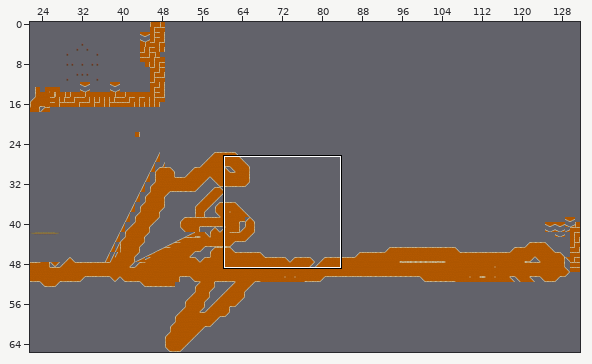
One commit to this Tiled map: assets/data/navidad.tmx. The picture above shows the old version from afar; the outline marks the close-up.
Close-up. Earlier state:
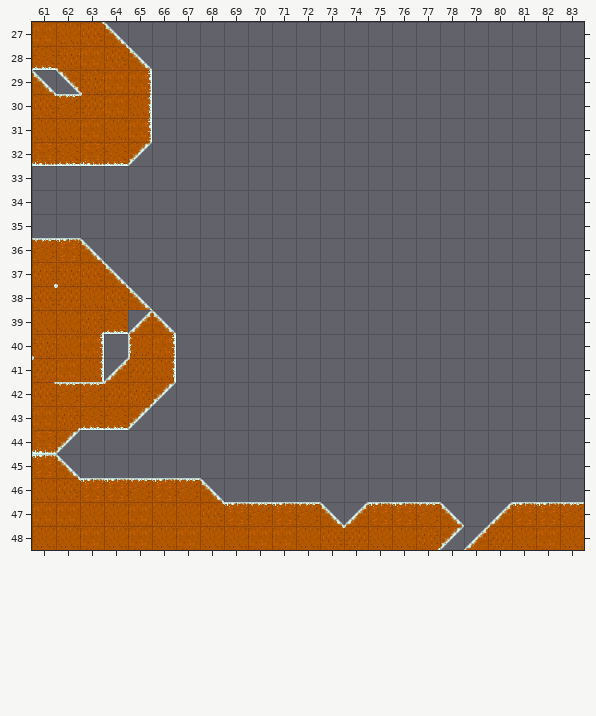
Cells are 32x32 px. Shown: x 61..83, y 27..48.
The result:
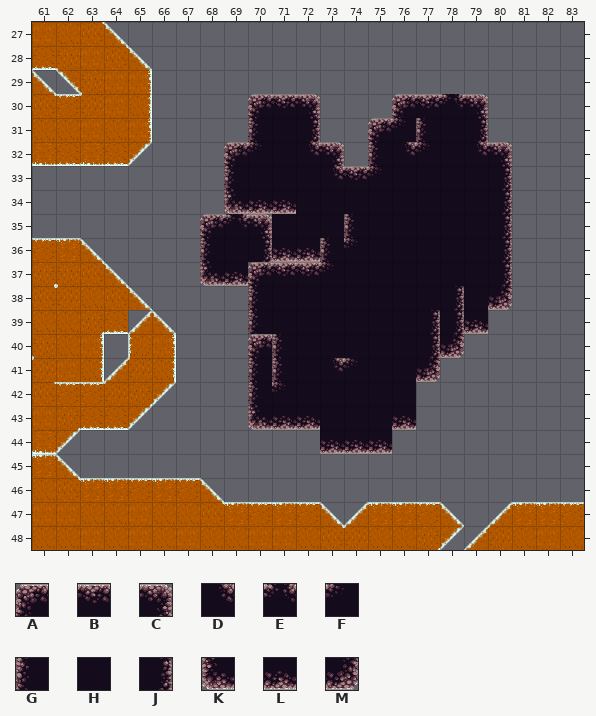
Key: from "Desierto": A 0, B 1, C 2, D 5, E 6, F 7, G 8, H 9, J 10, K 16, L 17, M 18.
_ is an empty cell.
What changed:
Layer "frente":
Tile A now appears in row 30 at x 70 and 76; in row 31 at x 75; in row 32 at x 69; in row 35 at x 68; in row 37 at x 70; in row 40 at x 70.
Tile B now appears in row 30 at x 71 and 77; in row 33 at x 74; in row 37 at x 71 to 72.
Tile C now appears in row 30 at x 72 and 79; in row 32 at x 73 and 80; in row 35 at x 70.
Tile D now appears in row 32 at x 72, 76 and 79; in row 33 at x 73; in row 41 at x 73.
Tile E now appears in row 30 at x 78; in row 35 at x 69.
Tile F now appears in row 31 at x 76; in row 32 at x 70 and 77; in row 33 at x 75; in row 36 at x 74; in row 37 at x 73; in row 41 at x 74.
Tile F now appears in row 42 at x 71.
Tile G now appears in row 31 at x 70 and 77; in row 32 at x 75; in row 33 at x 69; in row 35 at x 74; in row 36 at x 68 and 73; in rows 38 to 39 at x 70.
Tile G now appears in row 40 at x 71; in row 41 at x 70 to 71; in row 42 at x 70.
Tile H now appears in rows 31 to 32 at x 71 and 78; in row 33 at x 70 to 72 and 76 to 79; in row 34 at x 72 to 79; in row 35 at x 71 to 73 and 75 to 79; in row 36 at x 69 and 75 to 79; in row 37 at x 74 to 79.
Tile H now appears in row 38 at x 71 to 77 and 79; in row 39 at x 71 to 76; in row 40 at x 72 to 76; in row 41 at x 72 and 75 to 76; in row 42 at x 72 to 76; in row 43 at x 73 to 75.
Tile J now appears in row 31 at x 72 and 79; in rows 33 to 35 at x 80; in row 36 at x 70 and 80; in row 37 at x 80; in row 38 at x 78; in row 39 at x 77 to 78.
Tile J now appears in row 40 at x 77.
Tile K now appears in row 34 at x 69; in row 37 at x 68; in row 43 at x 70.
Tile L now appears in row 34 at x 70 to 71; in row 36 at x 71 to 72; in row 37 at x 69; in row 39 at x 79; in row 43 at x 71 to 72 and 76; in row 44 at x 73 to 75.
Tile M now appears in row 38 at x 80; in row 40 at x 78; in row 41 at x 77.
Where, in picture pixels (left, top, right, bottom), the same in both close-ups:
added: (200, 94, 512, 454)
